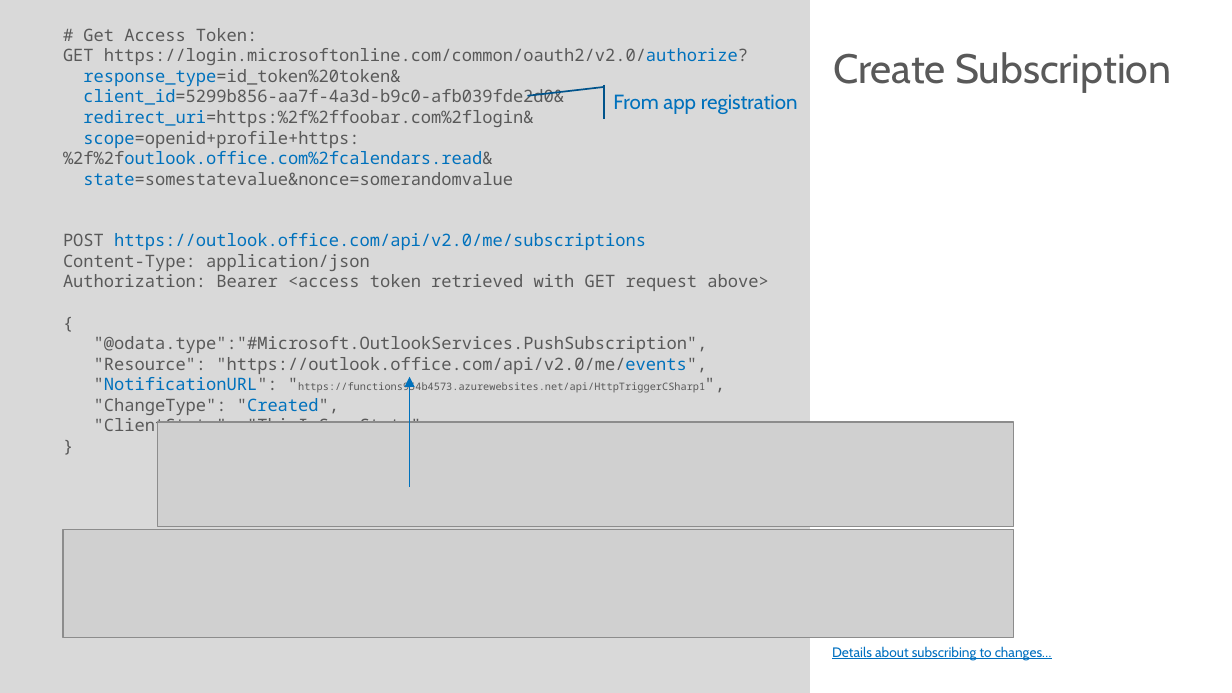
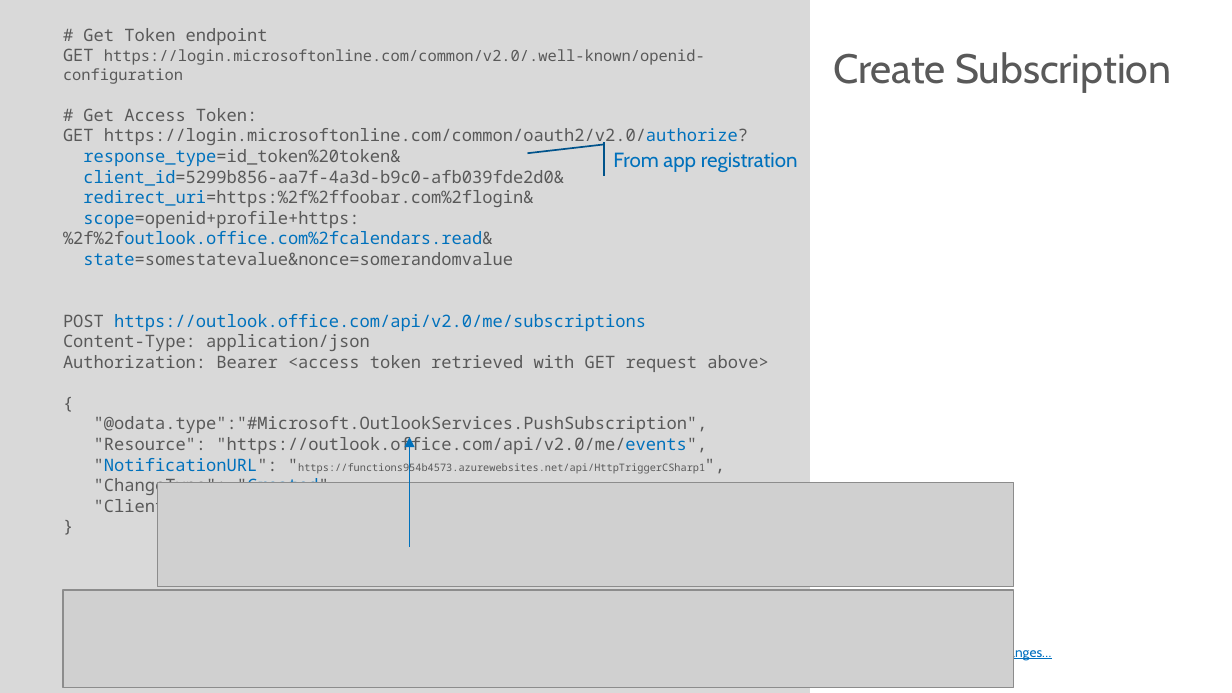
Before and after one commit to rstropek/Samples, a slide deck: slide 16 of AzureFunctions/AzureFunctions.pptx (slide 15 before the commit). Drawn at 1232x693 pixels with LibreOffice and Linux fonts; fonts in the diff are those of the drawing; grey boxes stand for pictures. Boxes give left, top, right and bottom in pixels: in the first picture for what was removed or moved away, otherwise in the second. Text is boxed around its words. In the diff, an @@ line names an element or a change of style, - is before the commit and + after.

Commit message:
Minor updates to slides

```diff
--- a/AzureFunctions/AzureFunctions.pptx
+++ b/AzureFunctions/AzureFunctions.pptx
@@ text at box(63, 28, 705, 84): paragraphs added @@
+# Get Token endpoint
+GET https://login.microsoftonline.com/common/v2.0/.well-known/openid-configuration
@@ accent callout "From app registration": place and size @@
-accent callout "From app registration" at box(601, 85, 821, 120)
+accent callout "From app registration" at box(601, 142, 821, 176)
@@ arrow moved from (409, 487) - (409, 377) to (409, 547) - (409, 437) @@
@@ picture: place and size @@
-picture at box(158, 421, 1014, 526)
+picture at box(158, 482, 1014, 586)
@@ picture: place and size @@
-picture at box(63, 530, 1014, 637)
+picture at box(63, 590, 1014, 687)
```
Also in this commit, not shown: 1 other slide changed, 2 slides added.
